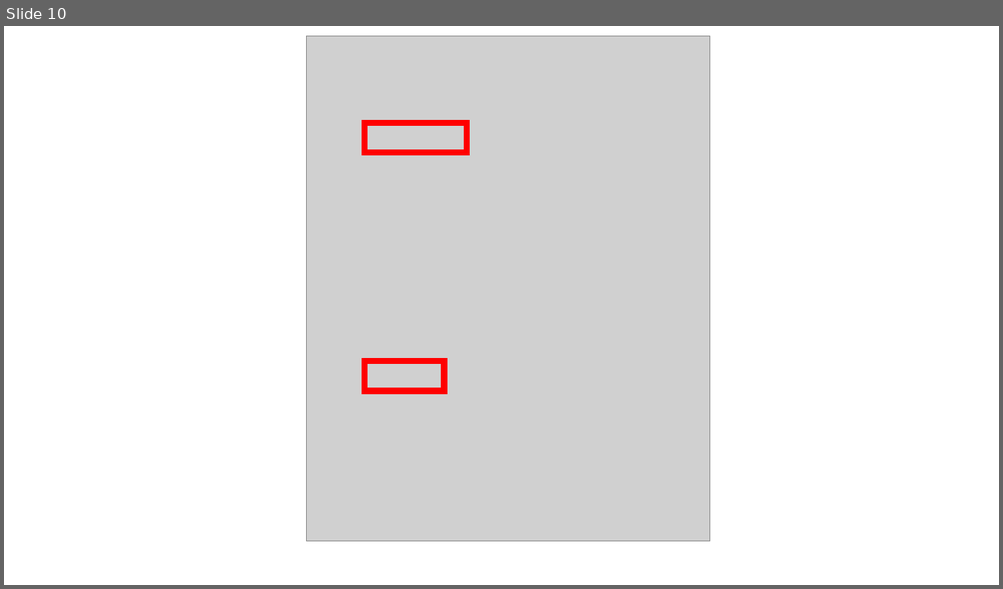
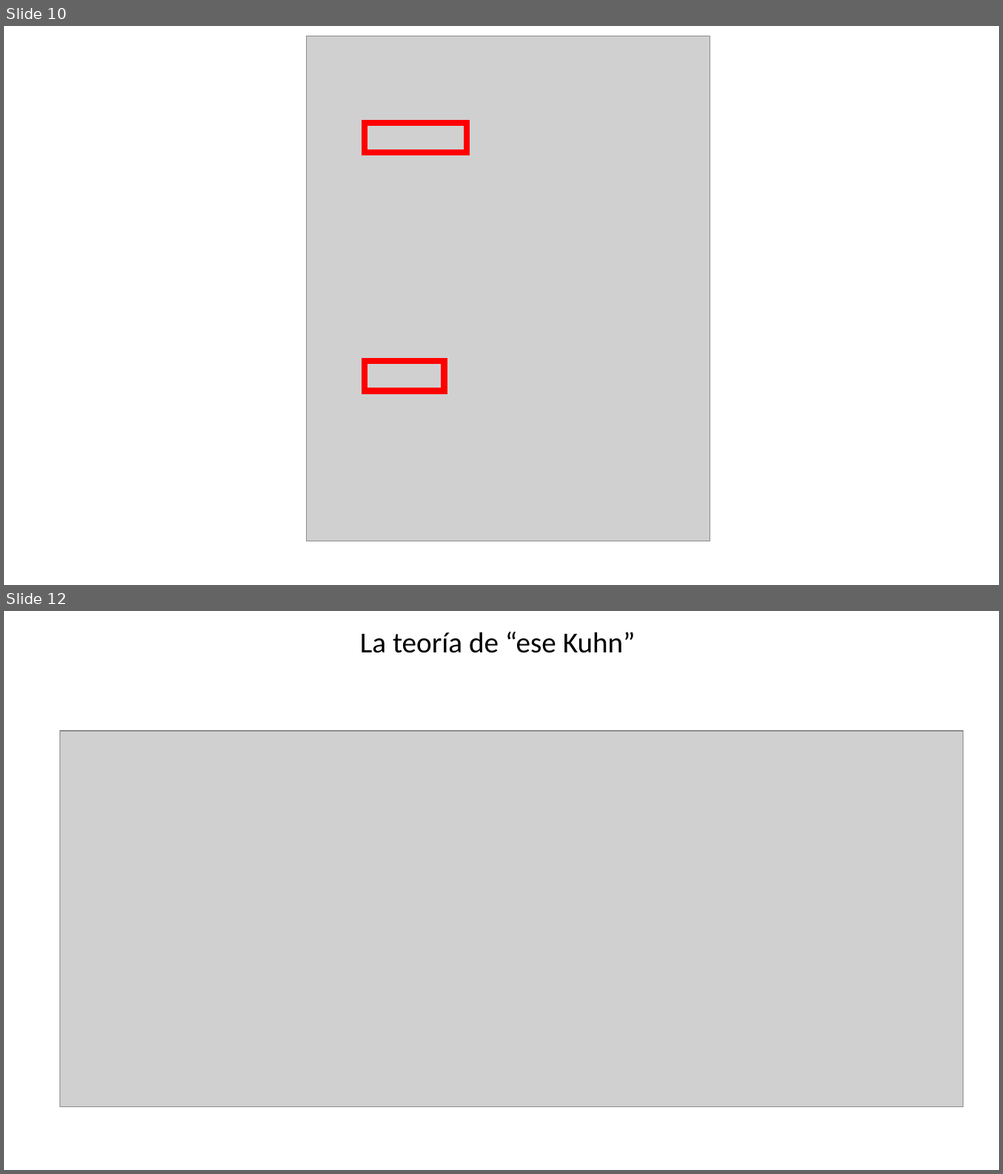
Before and after one commit to zaboltar/ArchaeologyJourney, a slide deck: DigSite/New Arcaism/uarm 2024 2/contemporanea/Bernstein 1 Falibilismo.pptx. Shown one above the other, each under a label of ours: slide 10 before the commit, slides 10 and 12 after it; the slides between them are not shown. The pictures are 1003x589 and 1003x1174 pixels, drawn with LibreOffice and Linux fonts; fonts in the diff are those of the drawing; grey boxes stand for pictures. Boxes give left, top, right and bottom in pixels: in the first picture for what was removed or moved away, otherwise in the second. Text is boxed around its words. In the diff, an @@ line names an element or a change of style, - is before the commit and + after.

Commit message:
that Kuhn

```diff
--- a/DigSite/New Arcaism/uarm 2024 2/contemporanea/Bernstein 1 Falibilismo.pptx
+++ b/DigSite/New Arcaism/uarm 2024 2/contemporanea/Bernstein 1 Falibilismo.pptx
@@ slide 12 added at <box>4,611,999,1170</box>, background #FFFFFF @@
@@ text added at <box>360,632,635,653</box>, 28 pt, text #000000 @@
+La teoría de “ese Kuhn”
@@ picture added at <box>60,731,963,1108</box> @@
```
Also in this commit, not shown: 17 other slides added.
